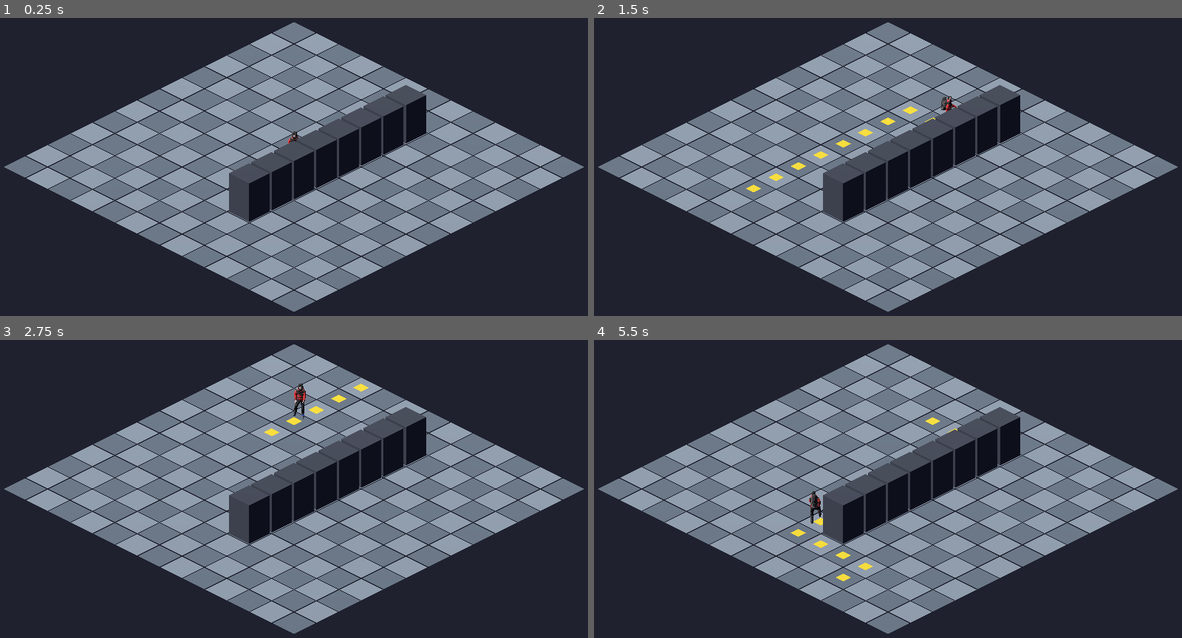
Above: before the commit, frames 1-4 (two rows, left to right).
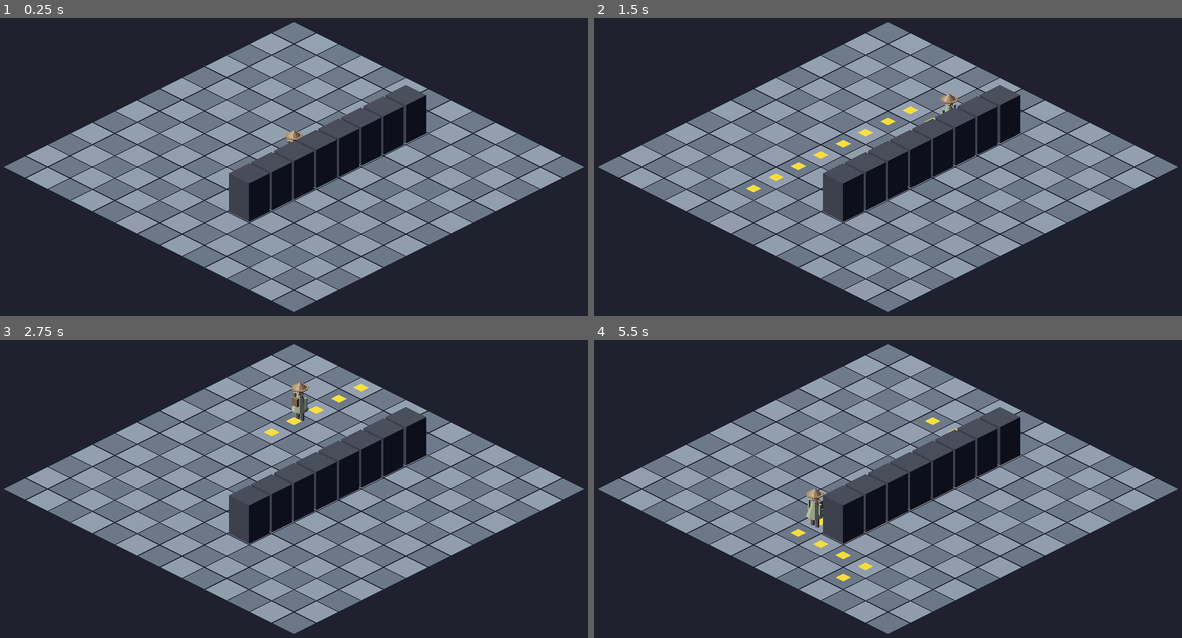
Above: after the commit, the same moments.

Repository: fazle1337-del/Tony-Umbrel
Game: Godot game, scene res://main.tscn
The game is run twice, just before and just after one commit, with the same random seed, the same clock (stepped at 60 frames per second) and the same inputs.
Inputs (mouse positions are in pixels of both pictures, inside the frame that each line leads up to):
- Up to frame 1 (0.25 s): no input
- Up to frame 2 (1.5 s): tap Enter at 0.5 s; move the mouse to (1017, 146) at 0.52 s; click (1017, 146) at 0.67 s; tap Space at 1.25 s; move the mouse to (770, 187) at 1.27 s; click (770, 187) at 1.42 s
- Up to frame 3 (2.75 s): move the mouse to (352, 390) at 2.02 s; click (352, 390) at 2.17 s
- Up to frame 4 (5.5 s): move the mouse to (858, 578) at 2.77 s; click (858, 578) at 2.92 s; move the mouse to (1064, 554) at 3.52 s; click (1064, 554) at 3.67 s; move the mouse to (711, 423) at 4.27 s; click (711, 423) at 4.42 s; move the mouse to (917, 489) at 5.02 s; click (917, 489) at 5.17 s

The runs differ from the first frame. In frame 1, less than 0.1% of the frame differs, in the area x 48-52%, y 37-43%; in frame 2, 0.1%; in frame 3, 0.3%; in frame 4, 0.3%, in the area x 36-40%, y 50-64%.

Commit message:
iso-game: revert player to procedural explorer + add animation hook
Settle on the CC0 procedural explorer (explorer.glb) as the player for now —
the Sketchfab characters cost too much iteration time (a fragile rig + a model
that didn't fit), to be revisited once the game is further along. Remove the
unused hiker.glb.

Keep the animation plumbing added during that work: _setup_animation finds the
model's AnimationPlayer and _update_anim plays Walk while moving / Idle when
stopped. It's a no-op for the current static mesh and lights up automatically
once PLAYER_MODEL points at a rigged, animated model.

Co-Authored-By: Claude Opus 4.8 <noreply@anthropic.com>

Diff:
--- a/gamedev/iso-game/main.gd
+++ b/gamedev/iso-game/main.gd
@@ -15,8 +15,8 @@
 const GRID_RADIUS := 6          # grid spans -RADIUS..RADIUS on both axes
 const MOVE_SPEED := 4.0         # world units / second
 const PLAYER_Y := 0.0           # player rig origin is at the feet, on the ground
-const PLAYER_MODEL := "res://assets/hiker.glb"  # CC-BY, see assets/CREDITS.md
-const PLAYER_SCALE := 0.75      # tuned so the model is ~1 cell tall
+const PLAYER_MODEL := "res://assets/explorer.glb"  # CC0/original, see assets/CREDITS.md
+const PLAYER_SCALE := 0.5       # tuned so the model is ~1 cell tall
 const SEED := 12345             # fixed so runs are reproducible
 const SCREENSHOT_FRAMES := 20   # frames to settle before capturing
 const SCREENSHOT_PATH := "res://screenshots/latest.png"
@@ -28,6 +28,9 @@
 var _path_index := 0
 var _markers: Node3D
 var _screenshot_mode := false
+var _anim: AnimationPlayer   # the model's animation player (Walk/Idle/...)
+var _walk_anim := ""
+var _idle_anim := ""
 
 
 func _ready() -> void:
@@ -52,7 +55,9 @@
 
 
 func _process(delta: float) -> void:
-	if _path_index >= _path.size():
+	var moving := _path_index < _path.size()
+	_update_anim(moving)
+	if not moving:
 		return
 	var target := _cell_to_player_pos(_path[_path_index])
 	_face_toward(target)
@@ -62,6 +67,15 @@
 		_path_index += 1
 		if _path_index >= _path.size():
 			_clear_markers()
+
+
+## Plays Walk while moving, Idle when stopped (no-op if the model has no anims).
+func _update_anim(moving: bool) -> void:
+	if _anim == null:
+		return
+	var want := _walk_anim if moving else _idle_anim
+	if want != "" and _anim.current_animation != want:
+		_anim.play(want)
 
 
 func _unhandled_input(event: InputEvent) -> void:
@@ -180,6 +194,36 @@
 	_player = rig
 	add_child(_player)
 	_set_player_cell(_player_cell)
+	_setup_animation(model)
+
+
+## Finds the model's AnimationPlayer, resolves Walk/Idle, loops them, plays Idle.
+func _setup_animation(model: Node3D) -> void:
+	_anim = model.find_child("AnimationPlayer", true, false) as AnimationPlayer
+	if _anim == null:
+		return
+	_walk_anim = _pick_anim("walk")
+	_idle_anim = _pick_anim("idle")
+	_set_loop(_walk_anim)
+	_set_loop(_idle_anim)
+	if _idle_anim != "":
+		_anim.play(_idle_anim)
+
+
+## First animation whose name contains keyword (case-insensitive), or "".
+func _pick_anim(keyword: String) -> String:
+	for a in _anim.get_animation_list():
+		if keyword in a.to_lower():
+			return a
+	return ""
+
+
+func _set_loop(anim_name: String) -> void:
+	if anim_name == "":
+		return
+	var a := _anim.get_animation(anim_name)
+	if a:
+		a.loop_mode = Animation.LOOP_LINEAR
 
 
 ## Rotates the rig (about Y only) so its front faces the move target.
Binary file added: gamedev/iso-game/assets/explorer.glb
Not shown, changed: gamedev/iso-game/assets/explorer.glb.import
Binary file removed: gamedev/iso-game/assets/hiker.glb
Not shown, changed: gamedev/iso-game/CLAUDE.md
Not shown, changed: gamedev/iso-game/assets/CREDITS.md
